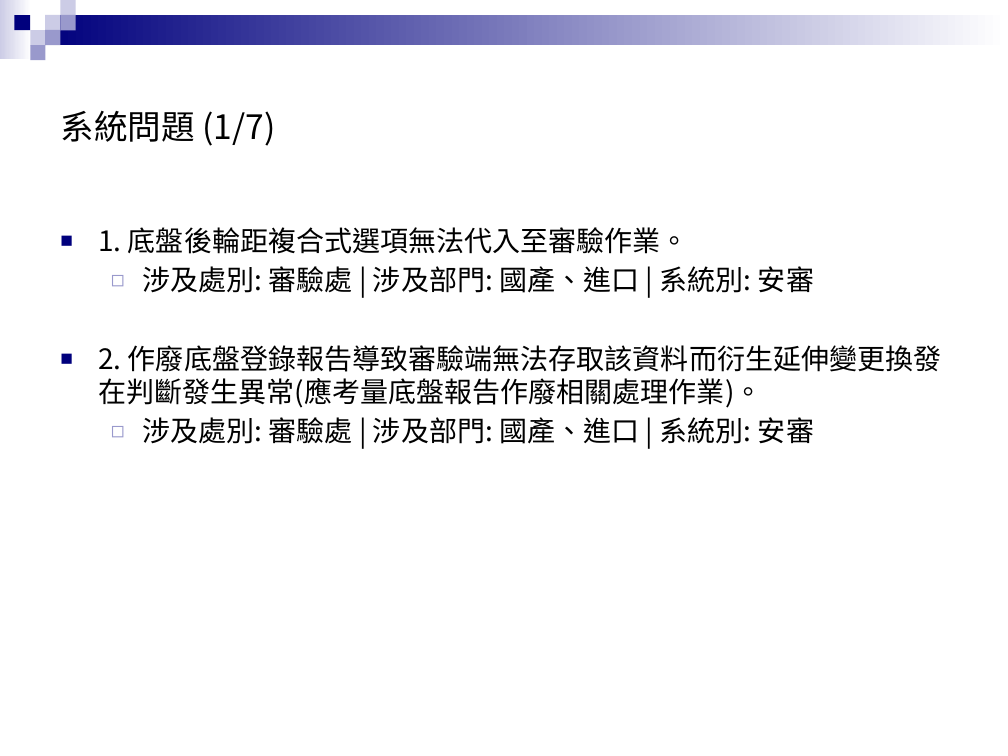
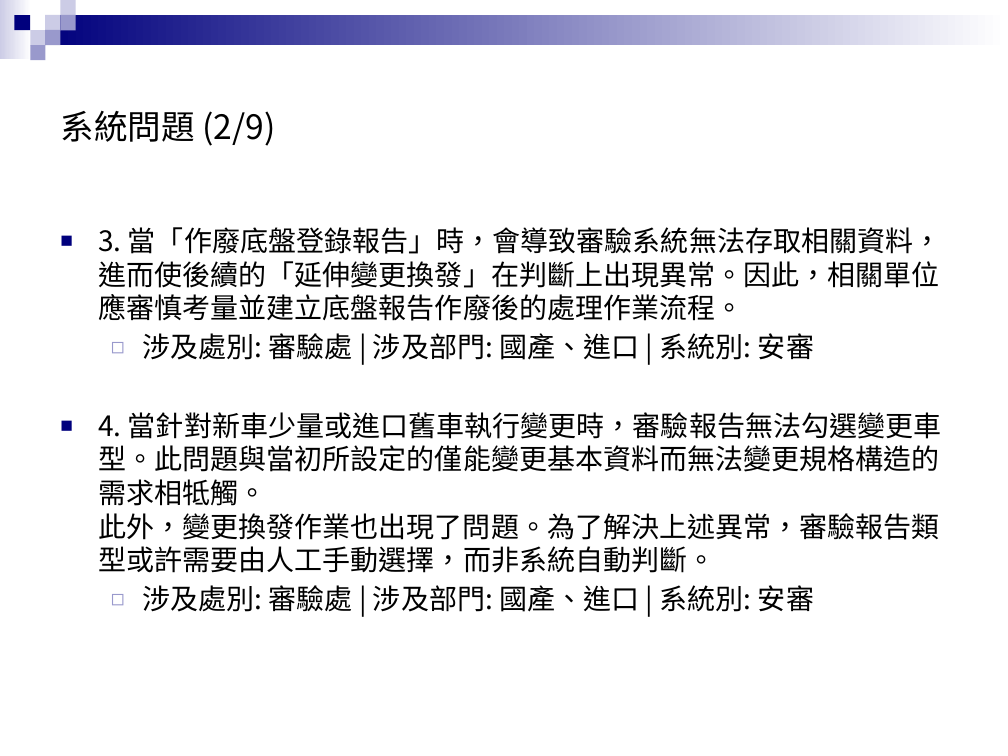
Before and after one commit to zx90316/202508-----, a slide deck: slide 16 of 系統交流會議題簡報.pptx (slide 11 before the commit). Drawn at 1008x756 pixels with LibreOffice and Linux fonts; fonts in the diff are those of the drawing; background and template pictures are left out. Boxes give left, top, right and bottom in pixels: in the first picture for what was removed or moved away, otherwise in the second. Text is boxed around its words. In the diff, an @@ line names an element or a change of style, - is before the commit and + after.

Commit message:
更新 ExcelToJsonPresentation 類別以排除「宣導」類別的議題，並新增目錄頁與議題動機頁。修正 JSON 檔案中的類別名稱與統計數據，並更新 requirements.txt 以包含 pywin32 套件。刪除不再使用的設定檔案 settings.local.json。

```diff
--- a/系統交流會議題簡報.pptx
+++ b/系統交流會議題簡報.pptx
@@ title at (60, 110, 275, 146): text changed @@
-系統問題 (1/7)
+系統問題 (2/9)
@@ text at (98, 227, 942, 321): text changed @@
-■ 1. 底盤後輪距複合式選項無法代入至審驗作業。
+■ 3. 當「作廢底盤登錄報告」時，會導致審驗系統無法存取相關資料，進而使後續的「延伸變更換發」在判斷上出現異常。因此，相關單位應審慎考量並建立底盤報告作廢後的處理作業流程。
@@ text at (98, 412, 942, 573): text changed @@
-■ 2. 作廢底盤登錄報告導致審驗端無法存取該資料而衍生延伸變更換發在判斷發生異常(應考量底盤報告作廢相關處理作業)。
+■ 4. 當針對新車少量或進口舊車執行變更時，審驗報告無法勾選變更車型。此問題與當初所設定的僅能變更基本資料而無法變更規格構造的需求相牴觸。
+  此外，變更換發作業也出現了問題。為了解決上述異常，審驗報告類型或許需要由人工手動選擇，而非系統自動判斷。
```
Also in this commit, not shown: 22 other slides changed, 5 slides added, 6 other files.
